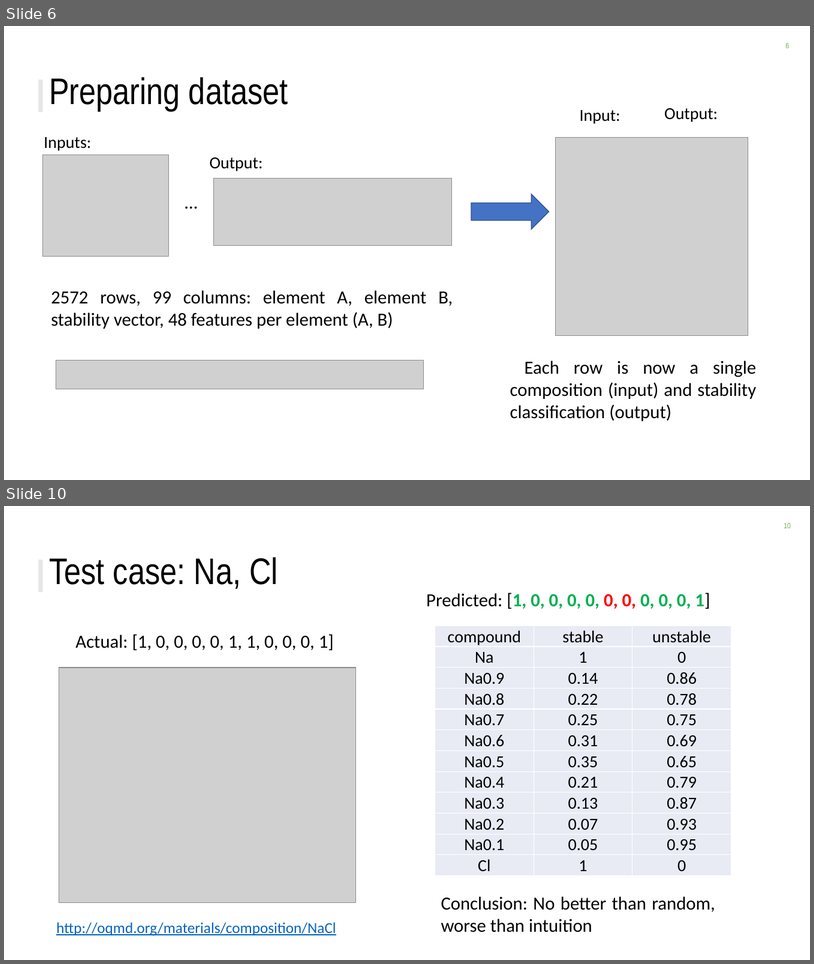
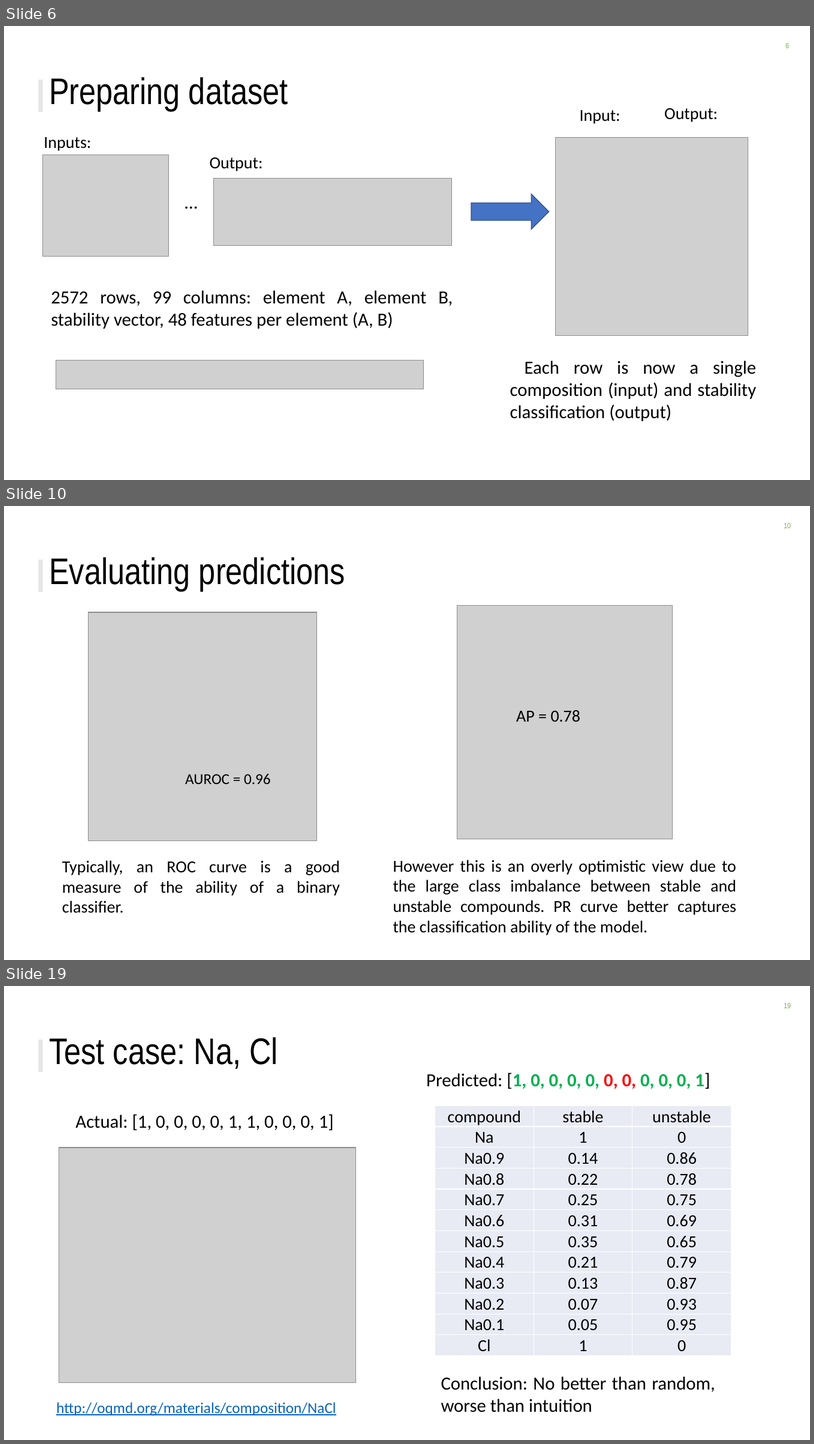
Before and after one commit to ckborg/DSE_challenge, a slide deck: DSE_challenge_slides.pptx. Shown one above the other, each under a label of ours: slides 6 and 10 before the commit, slides 6, 10 and 19 after it; the slides between them are not shown. The pictures are 814x964 and 814x1444 pixels, drawn with LibreOffice and Linux fonts; fonts in the diff are those of the drawing; grey boxes stand for pictures; background and template pictures are left out. Boxes give left, top, right and bottom in pixels: in the first picture for what was removed or moved away, otherwise in the second. Text is boxed around its words. In the diff, an @@ line names an element or a change of style, - is before the commit and + after.

```diff
--- a/DSE_challenge_slides.pptx
+++ b/DSE_challenge_slides.pptx
@@ slide 10 added at box(4, 506, 810, 960), background #FFFFFF; not listed: 2 template elements that a slide beside it also shows @@
@@ title added at box(49, 557, 345, 591), 44 pt, text #000000 @@
+Evaluating predictions
@@ picture added at box(88, 612, 317, 841) @@
@@ picture added at box(457, 605, 673, 839) @@
@@ text added at box(516, 710, 581, 721), 20 pt, text #000000 @@
+AP = 0.78
@@ text added at box(185, 774, 271, 784), 18 pt, text #000000 @@
+AUROC = 0.96
@@ text added at box(62, 860, 340, 913), 20 pt, text #000000 @@
+Typically, an ROC curve is a good measure of the ability of a binary classifier.
@@ text added at box(393, 859, 737, 935), 20 pt, text #000000 @@
+However this is an overly optimistic view due to the large class imbalance between stable and unstable compounds. PR curve better captures the classification ability of the model.
@@ what was slide 10 is now slide 19 @@
```
Also in this commit, not shown: 5 slides changed, 9 other slides added, 3 slides removed, 2 other files.
